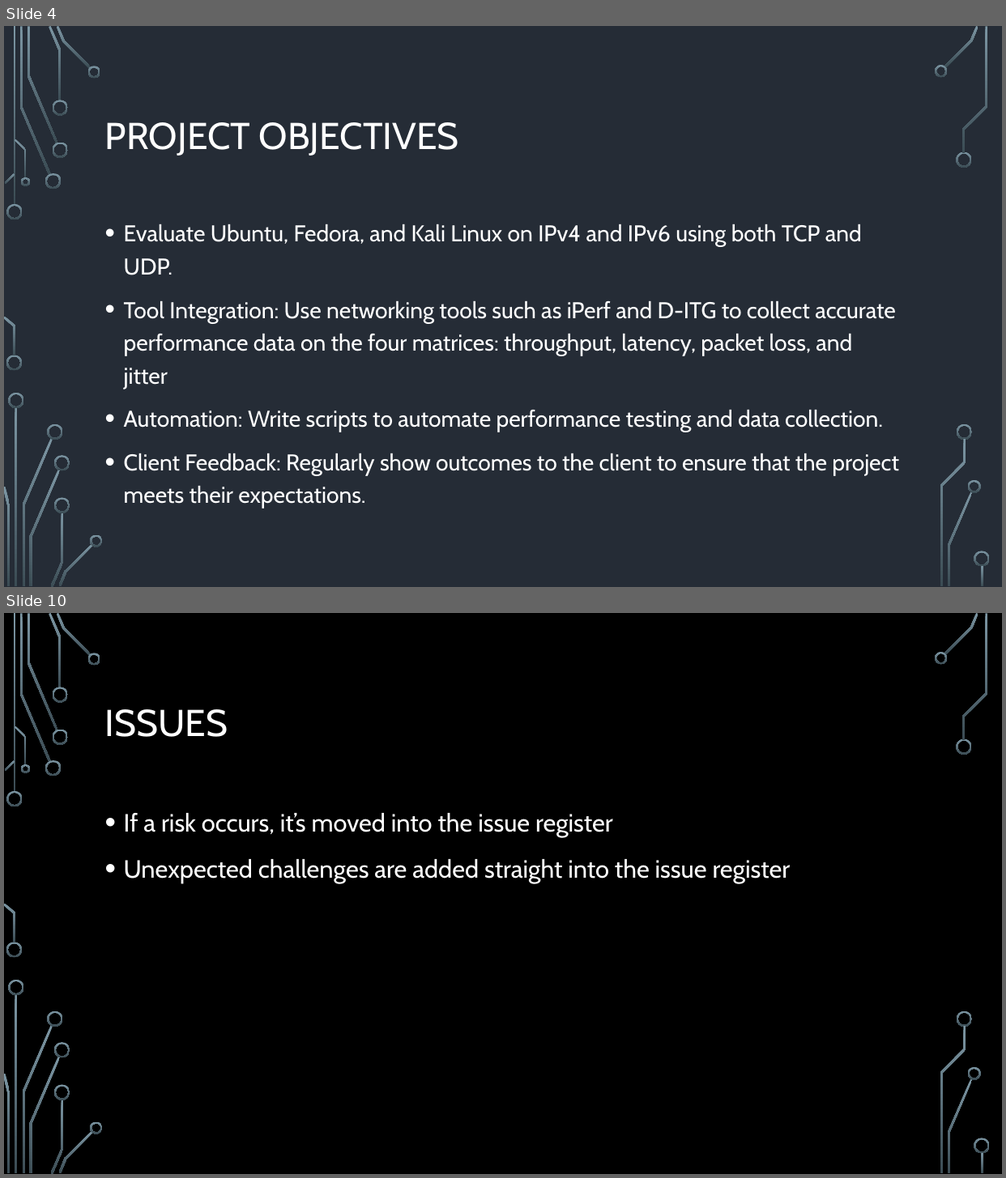
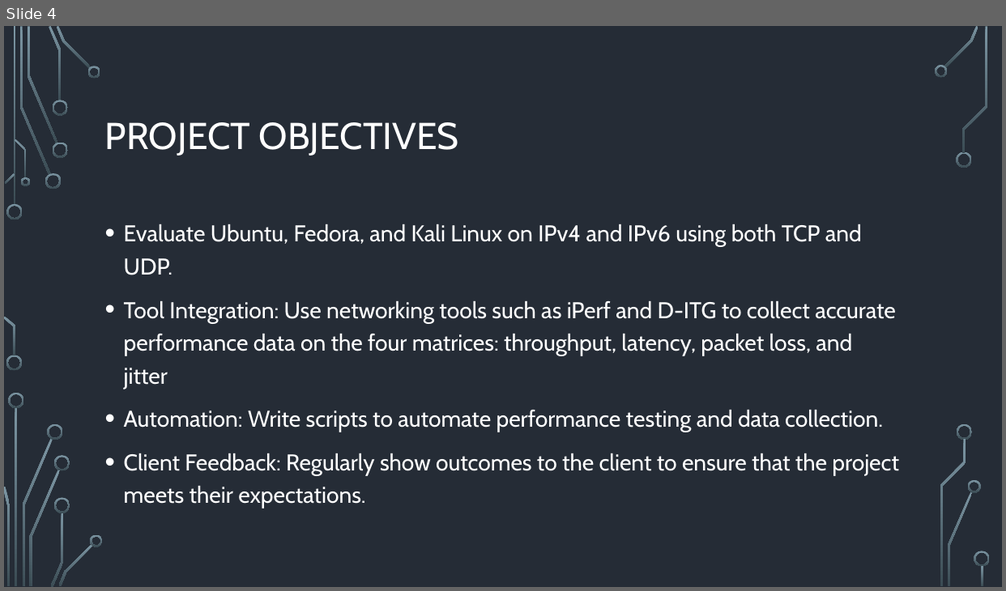
Before and after one commit to Linux-Network-Performance-Evaluation/Portfolio, a slide deck: 02-Planning-and-Control/Proposal/Proposal-Presentation/Version-History/First Draft Powerpoint.pptx. Shown one above the other, each under a label of ours: slides 4 and 10 before the commit, slide 4 after it; the slides between them are not shown. The pictures are 1006x1178 and 1006x591 pixels, drawn with LibreOffice and Linux fonts; fonts in the diff are those of the drawing; background and template pictures are left out. Boxes give left, top, right and bottom in pixels: in the first picture for what was removed or moved away, otherwise in the second. Text is boxed around its words. In the diff, an @@ line names an element or a change of style, - is before the commit and + after.

```diff
--- a/02-Planning-and-Control/Proposal/Proposal-Presentation/Version-History/First Draft Powerpoint.pptx
+++ b/02-Planning-and-Control/Proposal/Proposal-Presentation/Version-History/First Draft Powerpoint.pptx
@@ slide 10 removed at (4, 613, 1002, 1174), background picture (left out); not listed: 36 template elements that a slide beside it also shows @@
@@ title removed at (105, 709, 228, 737) @@
-ISSUES
@@ text removed at (124, 813, 791, 884) @@
-• If a risk occurs, it’s moved into the issue register
-• Unexpected challenges are added straight into the issue register
```
Also in this commit, not shown: 5 slides changed, 5 slides added, 10 other slides removed, 8 other files.
